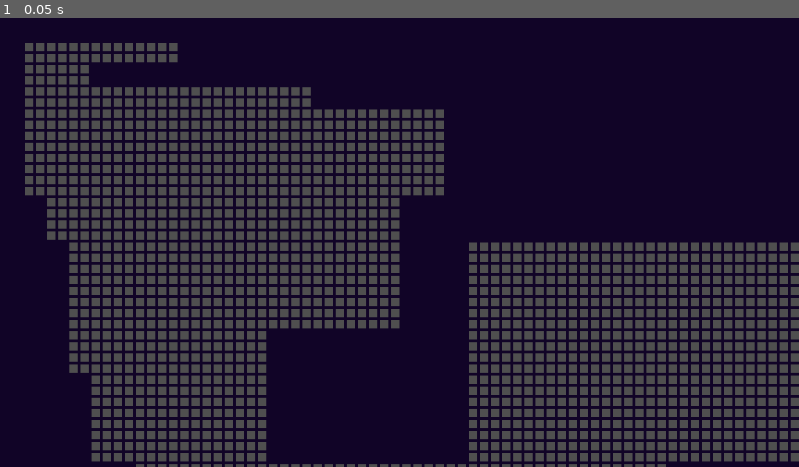
Above: before the commit, frame 1.
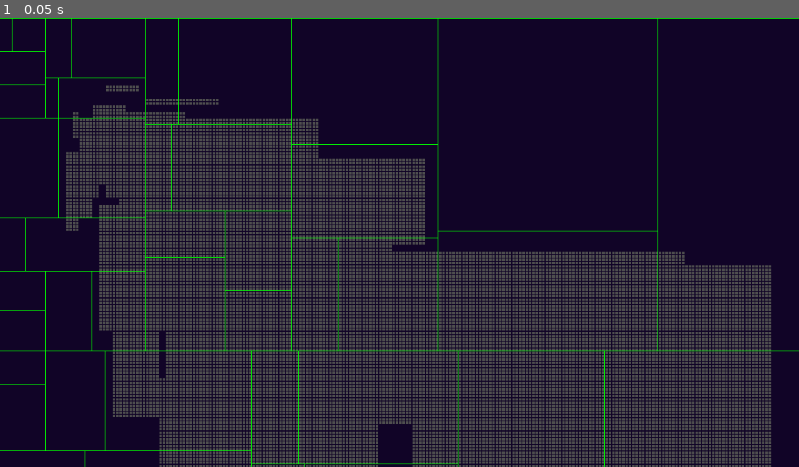
Above: after the commit, the same moment.

Repository: Hamblok0/Gremory
Game: Godot game, scene res://scenes/game.tscn
The game is run twice, just before and just after one commit, with the same random seed, the same clock (stepped at 60 frames per second) and the same inputs.
Inputs:
- Up to frame 1 (0.05 s): no input

The runs differ from the first frame. In frame 1, 38% of the frame differs, in the area x 0-100%, y 0-100%.

Commit message:
BSP updates
- Created a debug camera to make it easier to check dungeon gen results
- Added a function to create padding, but something's broken  and the tiles aren't being set correctly somewhere

Diff:
--- a/scenes/game.tscn
+++ b/scenes/game.tscn
@@ -20,3 +20,7 @@
 
 [node name="Node2D" type="Node2D" parent="."]
 script = ExtResource("3_cfg7j")
+
+[node name="DebugCamera" type="Camera2D" parent="."]
+position = Vector2(1926, 1079)
+zoom = Vector2(0.3, 0.3)
--- a/scripts/dungeon_creator.gd
+++ b/scripts/dungeon_creator.gd
@@ -9,14 +9,36 @@
 
 func _ready() -> void:
 	tilemap = get_node("../Tiles")
-	root_node = Leaf.new(Vector2i(0, 0), Vector2i(60, 30))
+	root_node = Leaf.new(Vector2i(0, 0), Vector2i(150, 150))
 	root_node.split(5)
 	queue_redraw()
 	pass
 
 func _draw() -> void:
+	var rng: RandomNumberGenerator = RandomNumberGenerator.new()
+
 	for leaf: Leaf in root_node.get_leaves():
+		var padding: Vector4i = Vector4i(
+			rng.randi_range(2,3),
+			rng.randi_range(2,3),
+			rng.randi_range(2,3),
+			rng.randi_range(2,3)
+		)
+		draw_rect(
+            Rect2(
+                leaf.position.x * Constants.TILE_SIZE,
+                leaf.position.y * Constants.TILE_SIZE,
+                leaf.size.x * Constants.TILE_SIZE,
+                leaf.size.y * Constants.TILE_SIZE
+            ),
+            Color.GREEN, # colour
+            false # is filled
+        )
 		for x in range(leaf.size.x):
 			for y in range(leaf.size.y):
-				tilemap.set_cell(0, Vector2i(x + leaf.size.x, y + leaf.size.y), 0, Constants.atlas.floor1)
+				if not is_inside_padding(x, y, leaf, padding):
+					tilemap.set_cell(0, Vector2i(x + leaf.size.x, y + leaf.size.y), 0, Constants.atlas.floor1)
 	pass
+
+func is_inside_padding(x: int, y: int, leaf: Leaf, padding: Vector4i) -> bool:
+	return x <= padding.x or y <= padding.y or x >= leaf.size.x - padding.z or y >= leaf.size.y - padding.w
